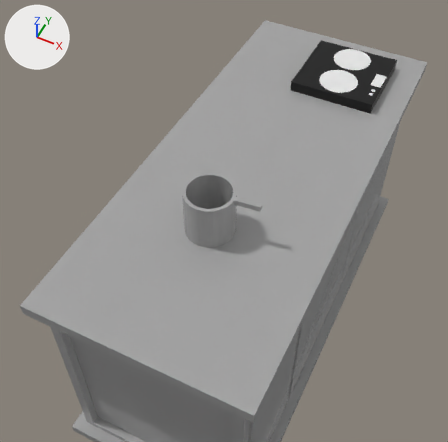
The Blender file 학과체험오브젝/blend/양식조리대.blend: old version first, new version second.
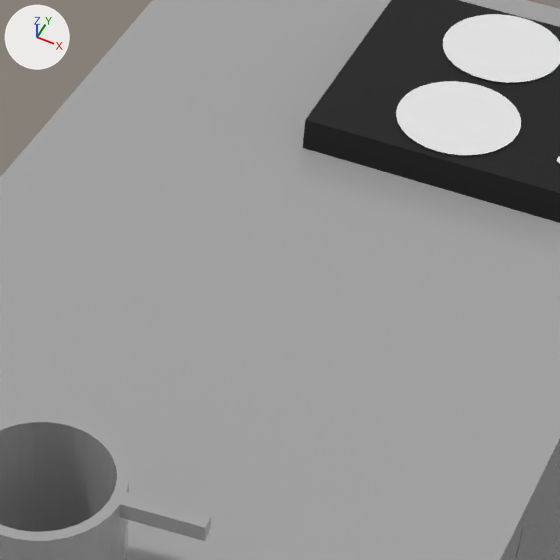
Each version is shown whole from a camera (50 mm lens) standing at (7.36, -18.28, 23.4) and looking at (-0.54, -2.48, 3.65), then close up on the part from 44% to 83% of the width and 10% to 49% of the height. Lighting does not change. The marker at upper left points along +X, +Y and +Z.

The scene before the commit, as lines of its bpy script (objects in view):
```python
me_circle_003 = bpy.data.meshes.new('Circle.003')
me_circle_003.from_pydata(...)  # 140 vertices, 11 faces; spans x -2.57..1.07, y -1.36..2.27, z -0.27..0.01
# faces by material slot: [5, 6]
me_circle_003.materials.append(mat_white)  # white #e7e7e7
me_circle_003.materials.append(mat_black)  # black #000000
me_cube_010 = bpy.data.meshes.new('Cube.010')
me_cube_010.from_pydata(...)  # 112 vertices, 86 faces; spans x -15.8..2.2, y -39.8..2.2, z -1.0..11.2
# faces by material slot: [68, 18]
me_cube_010.materials.append(mat_steel)  # grey #a4a4a4
me_cube_010.materials.append(mat_white)  # white #e7e7e7
me_cylinder = bpy.data.meshes.new('Cylinder')
me_cylinder.from_pydata(...)  # 164 vertices, 134 faces; spans x -1.0..1.99, y -1.0..1.0, z -1.0..1.0
me_cylinder.materials.append(mat_steel)  # grey #a4a4a4
ob_circle_003 = bpy.data.objects.new('Circle.003', me_circle_003)
ob_circle_003.location = (2.01, 6.73, 5.75)
ob_circle_003.scale = (1.1, 1.1, 1.88)
ob_cylinder = bpy.data.objects.new('Cylinder', me_cylinder)
ob_cylinder.location = (-0.22, -4.31, 6.25)
ob_조리대 = bpy.data.objects.new('조리대', me_cube_010)
ob_조리대.location = (3.4, 9.4, -6.0)
ob_조리대.scale = (0.5, 0.5, 1.0)
```
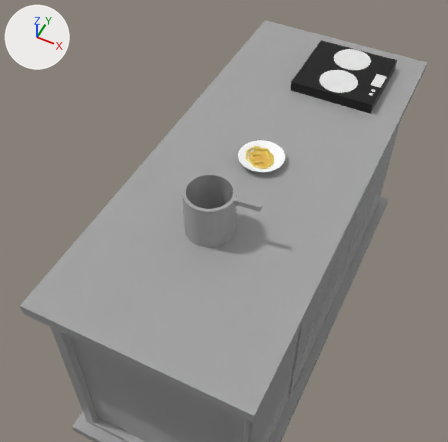
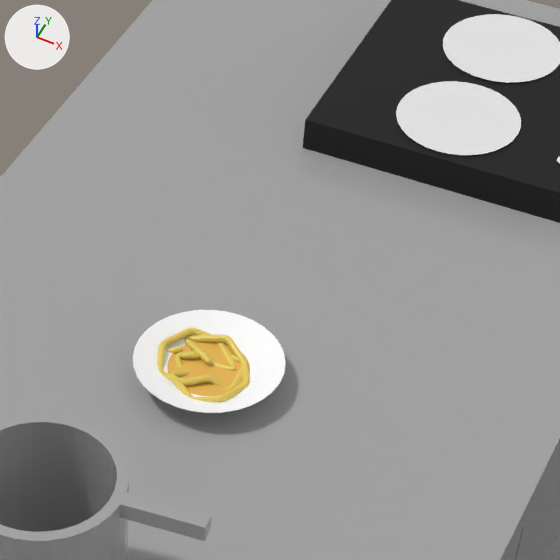
Patch to the scene script:
```diff
--- a/학과체험오브젝/blend/양식조리대.blend.py
+++ b/학과체험오브젝/blend/양식조리대.blend.py
@@ mat_white_001 @@
+mat_white_001 = principled_material('white.001')
+mat_white_001.base_color = (1.0, 1.0, 1.0)  # white #ffffff
@@ mat_red @@
+mat_red = principled_material('red')
+mat_red.base_color = (0.801, 0.462, 0.0806)  # orange #e7b550
@@ mat_material_001 @@
+mat_material_001 = principled_material('Material.001')
+mat_material_001.base_color = (0.8, 0.617, 0.115)  # yellow #e7ce5f
@@ me_plane_001 @@
+me_plane_001.from_pydata(...)  # 2078 vertices, 2042 faces; spans x -1.23..1.27, y -1.24..1.25, z -0.22..0.28
+# faces by material slot: [1976, 65, 1]
+me_plane_001.materials.append(mat_material_001)  # yellow #e7ce5f
+me_plane_001.materials.append(mat_white_001)  # white #ffffff
+me_plane_001.materials.append(mat_red)  # orange #e7b550
@@ ob_plane_001 @@
+ob_plane_001 = bpy.data.objects.new('Plane.001', me_plane_001)
+ob_plane_001.location = (-0.01, 0.0, 5.4)
+ob_plane_001.rotation_euler = (0.000886, -0.036, -0.0353)  # degrees (0.1, -2.1, -2)
+ob_plane_001.scale = (0.801, 0.801, 0.801)
```

Changed parts and their boxes (x1, y1, x2, y2) in the close-ups (560 x 560 px):
'Plane.001', added
    after: (133, 310, 286, 413)
    faces in mat_white_001 (white #ffffff): (133, 310, 286, 413)
    faces in mat_material_001 (yellow #e7ce5f): (157, 328, 250, 402)
    faces in mat_red (orange #e7b550): (167, 342, 250, 396)
